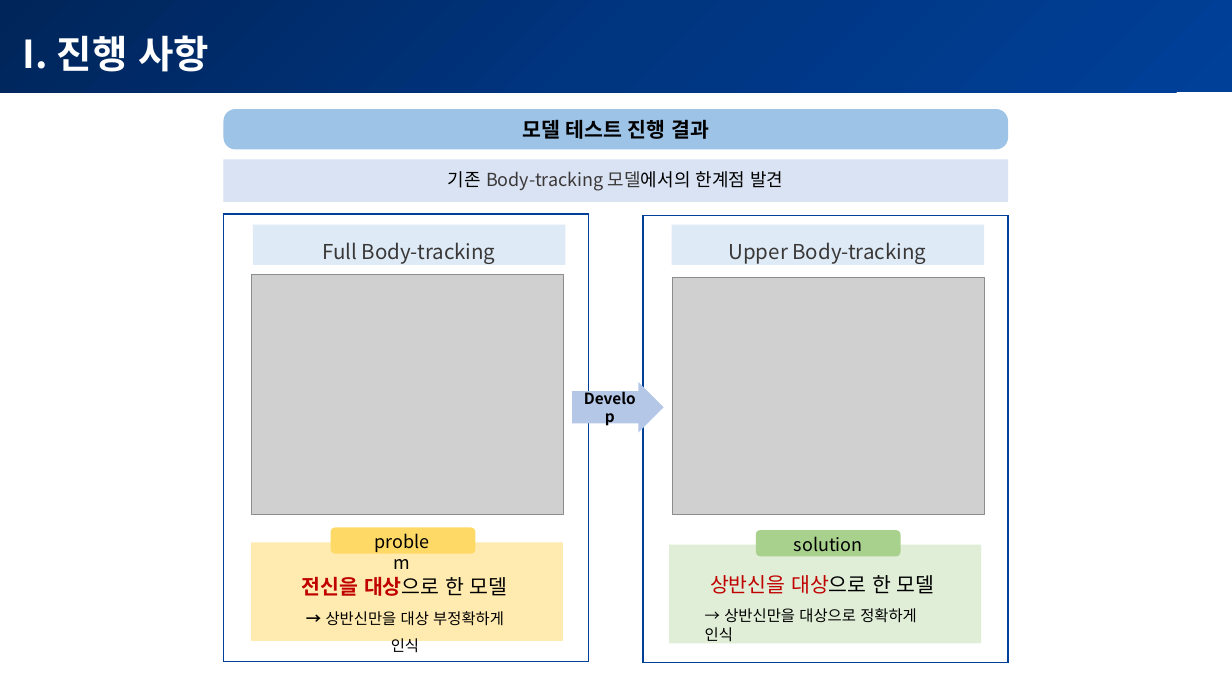
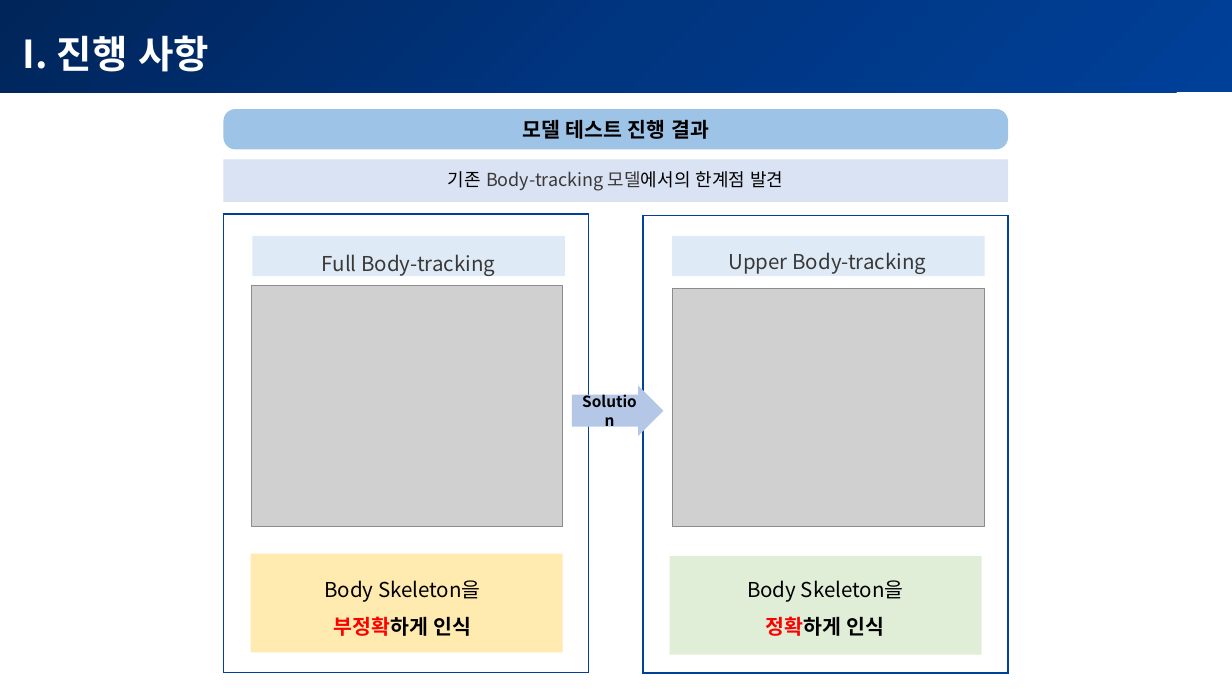
Before and after one commit to POSCO-AI-BIG-9th-A/POSCO-Academy-A3_, a slide deck: slide 1 of proj_AI/3rd week/1_이경원_모델변경사유.pptx. Drawn at 1232x693 pixels with LibreOffice and Linux fonts; fonts in the diff are those of the drawing; grey boxes stand for pictures. Boxes give left, top, right and bottom in pixels: in the first picture for what was removed or moved away, otherwise in the second. Text is boxed around its words. In the diff, an @@ line names an element or a change of style, - is before the commit and + after.

```diff
--- a/proj_AI/3rd week/1_이경원_모델변경사유.pptx
+++ b/proj_AI/3rd week/1_이경원_모델변경사유.pptx
@@ rectangle: place and size @@
-rectangle at box(224, 214, 589, 662)
+rectangle at box(224, 214, 589, 674)
@@ rectangle: place and size @@
-rectangle at box(643, 215, 1008, 663)
+rectangle at box(643, 215, 1008, 673)
@@ text in right arrow at box(572, 385, 664, 436): text changed @@
-Develop
+Solution
@@ rounded rectangle removed at box(331, 528, 476, 554) @@
@@ text removed at box(357, 518, 448, 551) @@
-problem
@@ rounded rectangle removed at box(756, 531, 901, 556) @@
@@ text removed at box(794, 536, 863, 552) @@
-solution
@@ 4 rectangles, 2 pictures, 2 texts: place and size @@
-4 rectangles, 2 pictures, 2 texts at box(251, 225, 985, 644)
+4 rectangles, 2 pictures, 2 texts at box(250, 236, 985, 655)
@@ text removed at box(302, 576, 508, 596) @@
-전신을 대상으로 한 모델
@@ text at box(324, 580, 481, 636): text changed; size 12 to 16 pt @@
-→ 상반신만을 대상 부정확하게 인식
+Body Skeleton을
+부정확하게 인식
@@ text removed at box(710, 575, 935, 594) @@
-상반신을 대상으로 한 모델
@@ text at box(747, 580, 904, 636): text changed; size 12 to 16 pt @@
-→ 상반신만을 대상으로 정확하게 인식
+Body Skeleton을
+정확하게 인식
```
